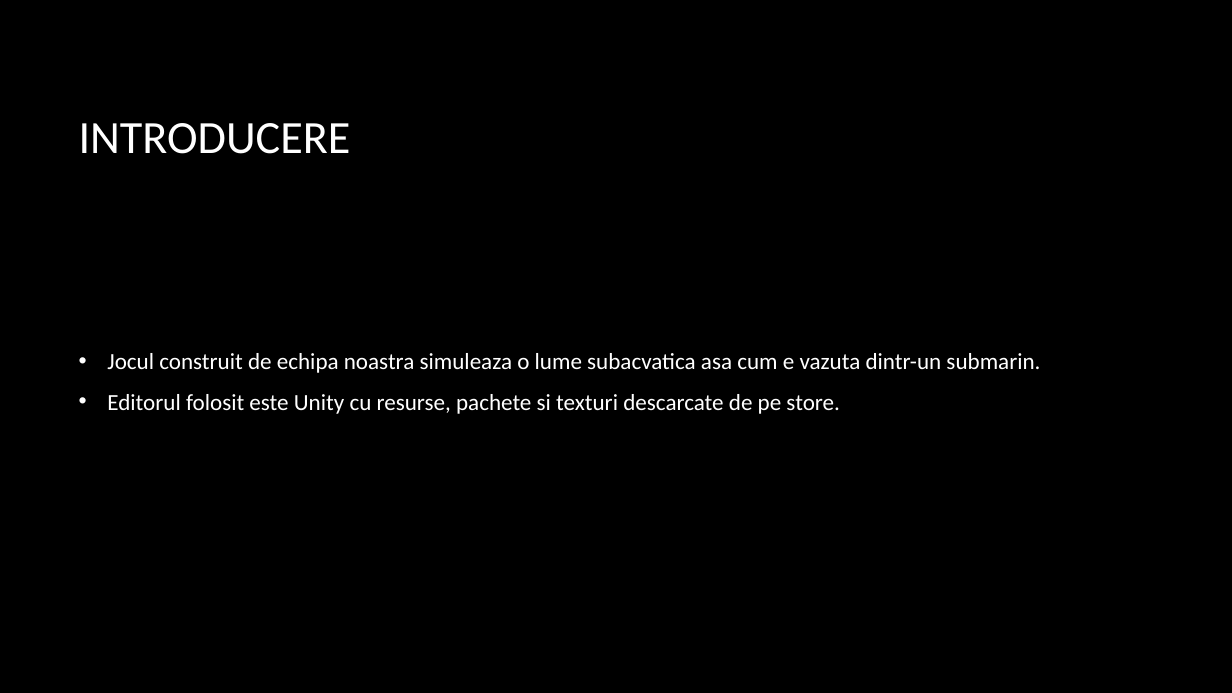
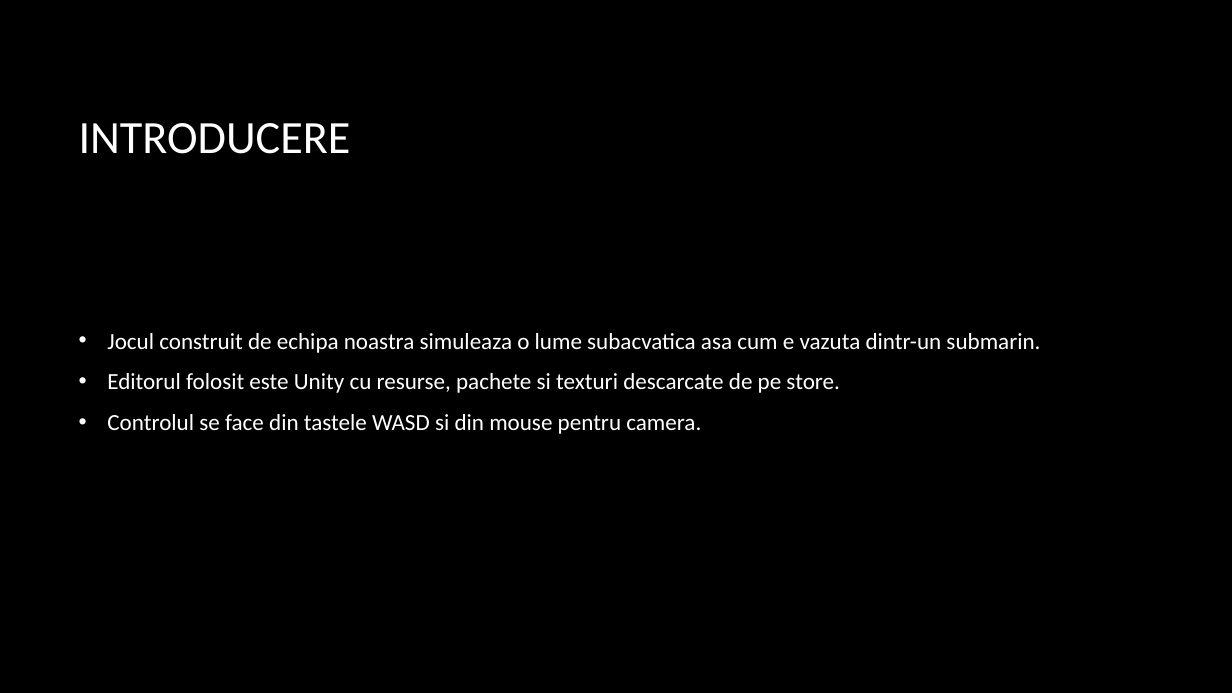
Before and after one commit to AntonVonDelta/ProiectPAS, a slide deck: slide 2 of Prezentare/OceanExploration.pptx. Drawn at 1232x693 pixels with LibreOffice and Linux fonts; fonts in the diff are those of the drawing; background and template pictures are left out. Boxes give left, top, right and bottom in pixels: in the first picture for what was removed or moved away, otherwise in the second. Text is boxed around its words. In the diff, an @@ line names an element or a change of style, - is before the commit and + after.

Commit message:
Update ppt

```diff
--- a/Prezentare/OceanExploration.pptx
+++ b/Prezentare/OceanExploration.pptx
@@ text at [107,414,701,434]: paragraph added @@
+• Controlul se face din tastele WASD si din mouse pentru camera.
```
Also in this commit, not shown: 1 other slide changed, 3 slides removed.
